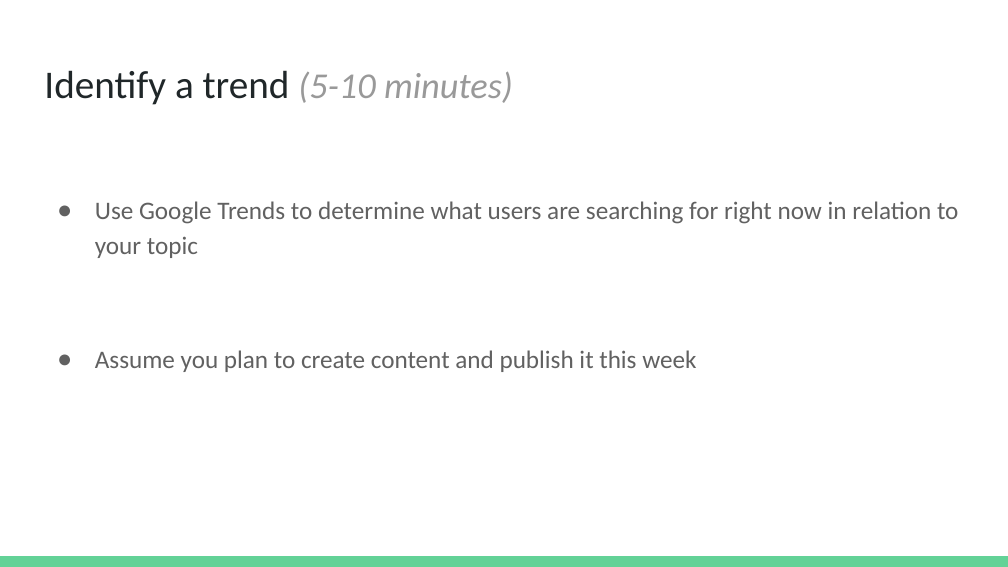
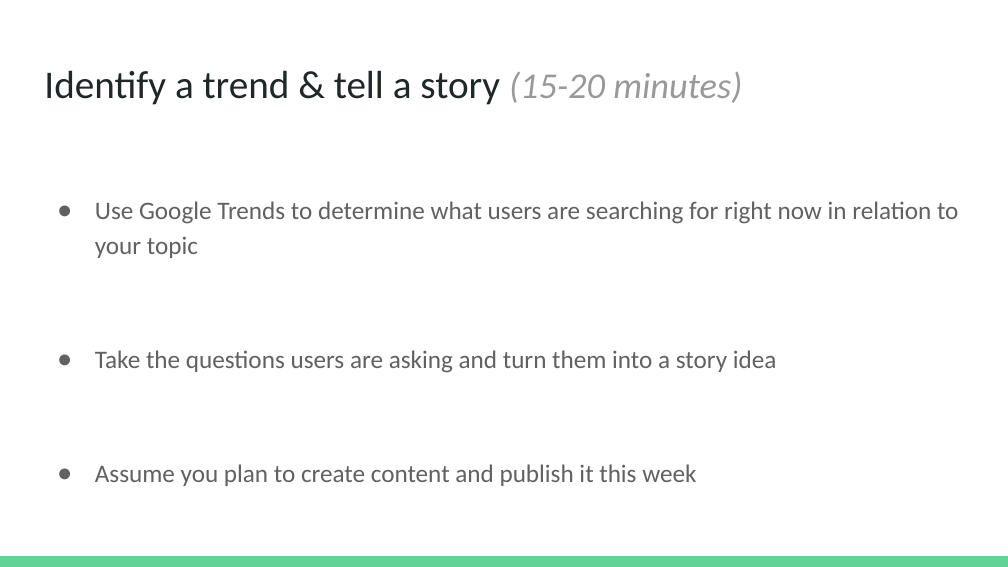
Before and after one commit to aapyles/CNS, a slide deck: slide 24 of bootcamp/storytelling.pptx. Drawn at 1008x567 pixels with LibreOffice and Linux fonts; fonts in the diff are those of the drawing. Boxes give left, top, right and bottom in pixels: in the first picture for what was removed or moved away, otherwise in the second. Text is boxed around its words. In the diff, an @@ line names an element or a change of style, - is before the commit and + after.

```diff
--- a/bootcamp/storytelling.pptx
+++ b/bootcamp/storytelling.pptx
@@ title at [44,70,742,105]: text changed @@
-Identify a trend (5-10 minutes)
+Identify a trend & tell a story (15-20 minutes)
@@ text at [95,350,777,373]: paragraph added @@
+● Take the questions users are asking and turn them into a story idea
```
Also in this commit, not shown: 1 other slide changed, 13 slides removed.
